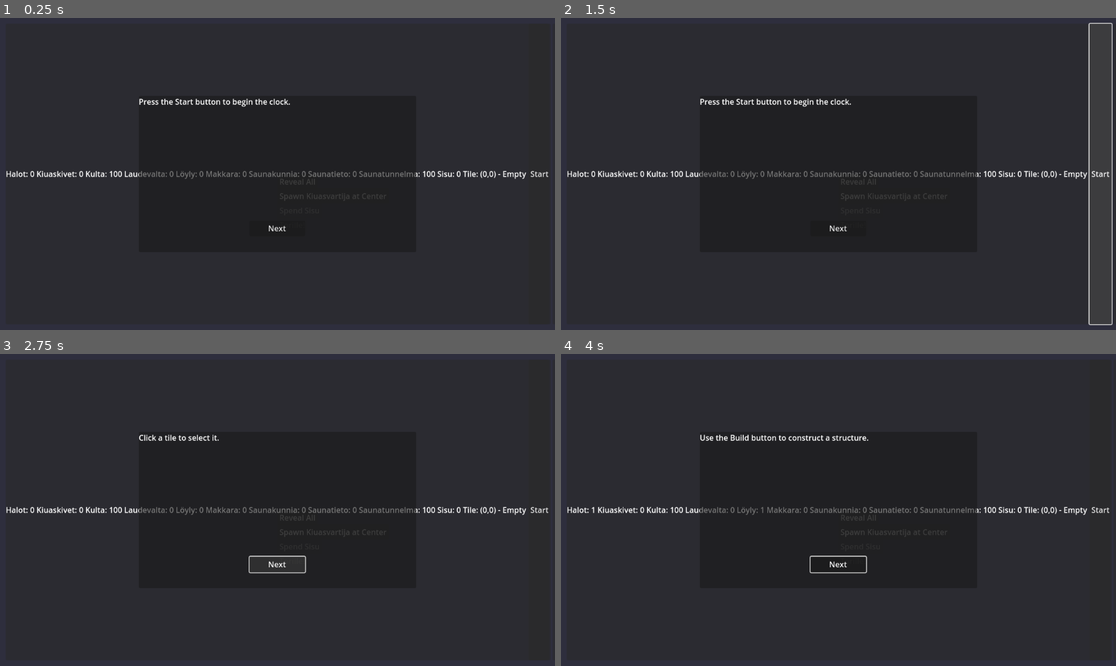
Above: before the commit, frames 1-4 (two rows, left to right).
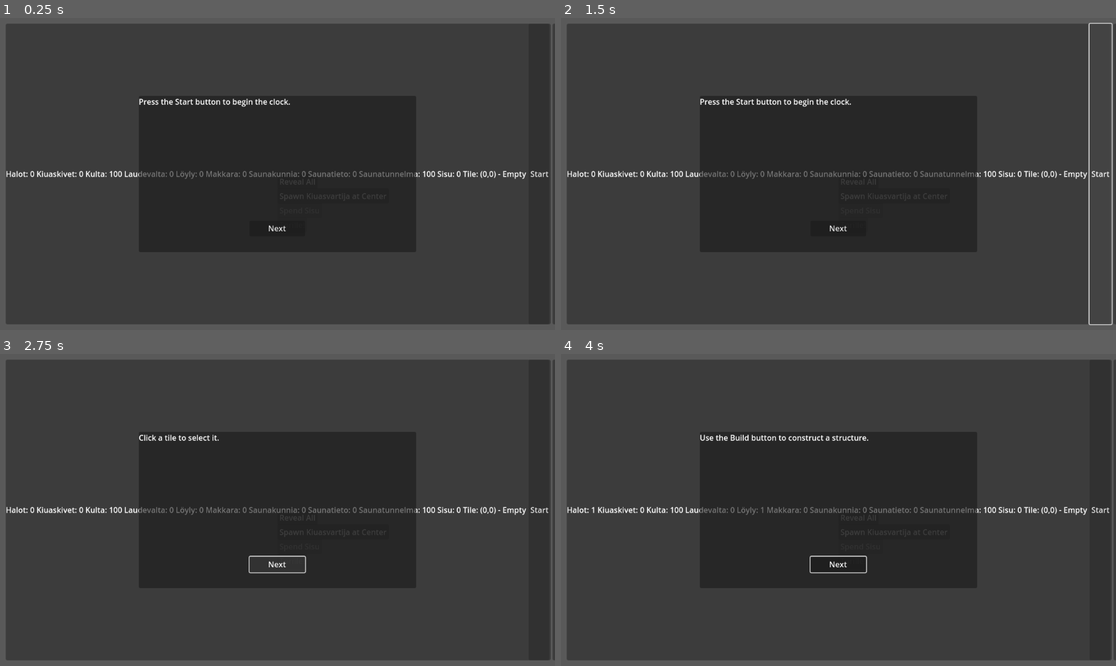
Above: after the commit, the same moments.

Repository: wasab1kastike/finsim_AA-club
Game: Godot game, scene res://scenes/ui/Main.tscn
Same seed, same stepped clock (60 frames per second), same inputs: the game is played once before the commit and once after it.
Inputs:
- Up to frame 1 (0.25 s): no input
- Up to frame 2 (1.5 s): click "Start" at 0.5 s; click "Start" at 1.25 s
- Up to frame 3 (2.75 s): click "Next" at 2 s
- Up to frame 4 (4 s): click "Next" at 2.75 s; click "Reveal All" at 3.5 s

The runs differ from the first frame. In frame 1, 4.9% of the frame differs, in the area x 0-100%, y 0-100%; in frame 2, 4.8%; in frame 3, 4.9%; in frame 4, 4.9%.
Error before the commit: Invalid assignment of property or key 'modulate' with value of type 'Color' on a base object of type 'TileSetAtlasSource'. (res://scripts/world/FogMap.gd:49)
Error after the commit: Parse Error: Could not parse global class "HexMap" from "res://scripts/world/HexMap.gd". (res://scripts/world/World.gd:8)

Commit message:
Refactor HexMap terrain painting

Diff:
--- a/scripts/world/HexMap.gd
+++ b/scripts/world/HexMap.gd
@@ -3,6 +3,15 @@
 
 const TILE_SIZE := Vector2i(96, 84)
 
+const Palette = preload("res://styles/palette.gd")
+
+const TERRAIN_SOURCE_IDS: Dictionary[String, int] = {
+    "forest": 0,
+    "taiga": 1,
+    "hill": 2,
+    "lake": 3,
+    "plain": 0,
+}
 
 const BUILDING_SOURCE_IDS: Dictionary[String, int] = {
     "town": 4,
@@ -68,7 +77,9 @@
     fog_layer.clear()
     for coord in saved.keys():
         var data: Dictionary = saved[coord]
-        _paint_terrain(coord, data.get("terrain", "plain"))
+        var terrain_type: String = data.get("terrain", "plain")
+        var source_id: int = TERRAIN_SOURCE_IDS.get(terrain_type, 0)
+        _paint_cell(terrain_layer.layer_id, coord, source_id, terrain_type)
         var b: String = data.get("building", "")
         if b != "":
             var building_name: String = b
@@ -79,27 +90,31 @@
         else:
             fog_map.set_fog(coord)
 
-func _paint_terrain(coord: Vector2i, terrain_type: String) -> void:
-    var source_id := 0
-    match terrain_type:
-        "forest":
-            source_id = 0
-        "taiga":
-            source_id = 1
-        "hill":
-            source_id = 2
-        "lake":
-            source_id = 3
-        _:
-            source_id = 0
-    terrain_layer.set_cell(coord, source_id)
+func _paint_cell(layer: int, coord: Vector2i, source_id: int, terrain: String) -> void:
+    grid.set_cell(layer, coord, source_id)
+    var tile_data := grid.get_cell_tile_data(layer, coord)
+    if tile_data:
+        var color := Palette.PLAIN
+        match terrain:
+            "lake":
+                color = Palette.WATER
+            "hill":
+                color = Palette.HILL
+            "taiga":
+                color = Palette.TAIGA
+            "forest":
+                color = Palette.FOREST
+            _:
+                color = Palette.PLAIN
+        tile_data.modulate = color
 
 func _generate_tiles() -> void:
     _rng.seed = map_seed
     GameState.tiles.clear()
     for coord in _disc(Vector2i.ZERO, radius):
         var terrain_type := _choose_terrain()
-        _paint_terrain(coord, terrain_type)
+        var source_id: int = TERRAIN_SOURCE_IDS.get(terrain_type, 0)
+        _paint_cell(terrain_layer.layer_id, coord, source_id, terrain_type)
         GameState.tiles[coord] = {
             "terrain": terrain_type,
             "owner": "none",
--- a/styles/palette.gd
+++ b/styles/palette.gd
@@ -4,3 +4,9 @@
 const FG := Color("#cdd6f4")
 const ACCENT := Color("#89b4fa")
 const WARN := Color("#f38ba8")
+
+const WATER := Color("#89dceb")
+const PLAIN := Color("#a6e3a1")
+const FOREST := Color("#94e2d5")
+const TAIGA := Color("#74c7ec")
+const HILL := Color("#fab387")
